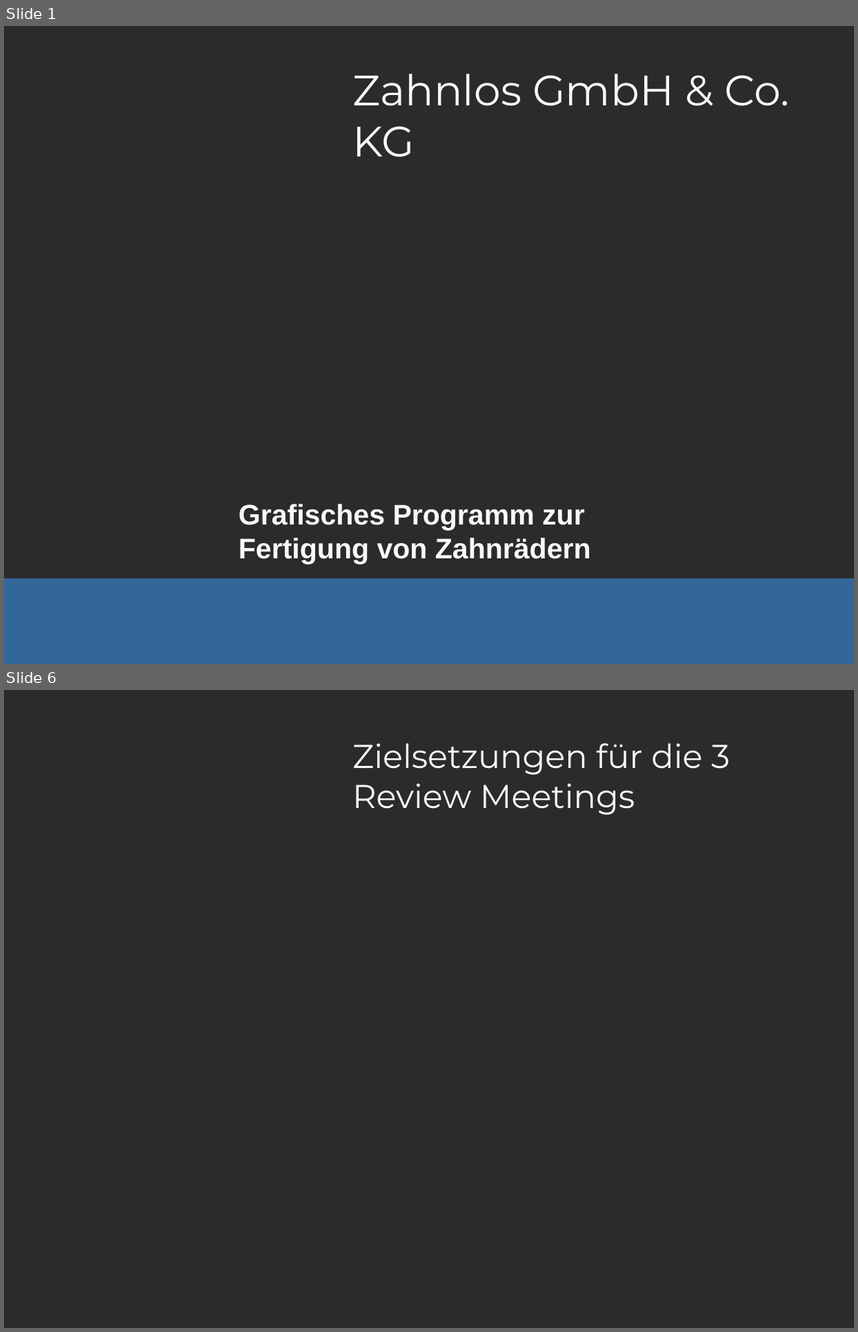
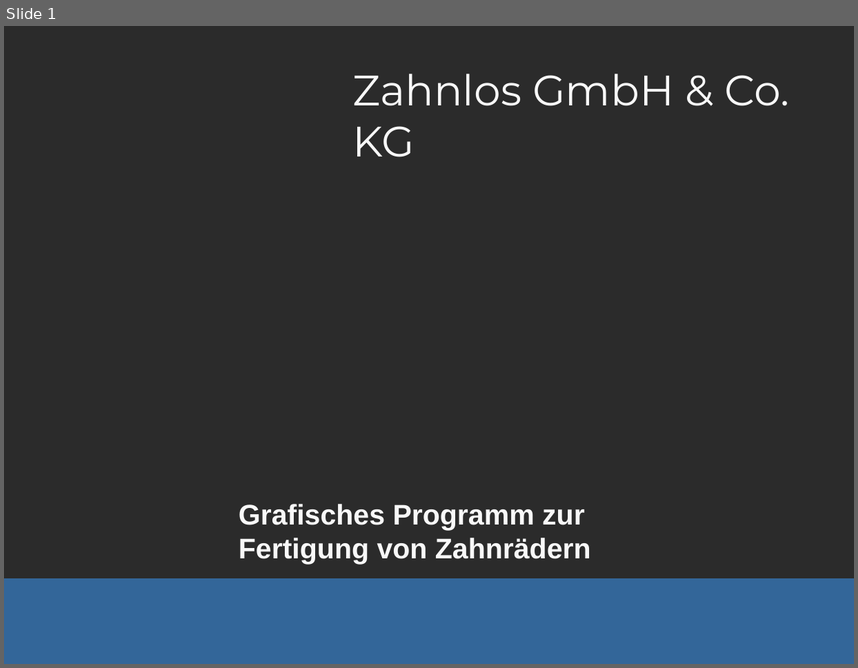
Before and after one commit to kenkogs/ZahnradHspA, a slide deck: Zahnlos GmbH & Co.pptx. Shown one above the other, each under a label of ours: slides 1 and 6 before the commit, slide 1 after it; the slides between them are not shown. The pictures are 858x1332 and 858x668 pixels, drawn with LibreOffice and Linux fonts; fonts in the diff are those of the drawing; background and template pictures are left out; a plain dark background stands for a picture behind light text. Boxes give left, top, right and bottom in pixels: in the first picture for what was removed or moved away, otherwise in the second. Text is boxed around its words. In the diff, an @@ line names an element or a change of style, - is before the commit and + after.

```diff
--- a/Zahnlos GmbH & Co.pptx
+++ b/Zahnlos GmbH & Co.pptx
@@ slide 6 removed at (4, 690, 854, 1328), background picture (left out) @@
@@ title removed at (352, 743, 730, 815) @@
-Zielsetzungen für die 3 Review Meetings
```
Also in this commit, not shown: 2 slides changed, 4 slides added, 2 other slides removed.
